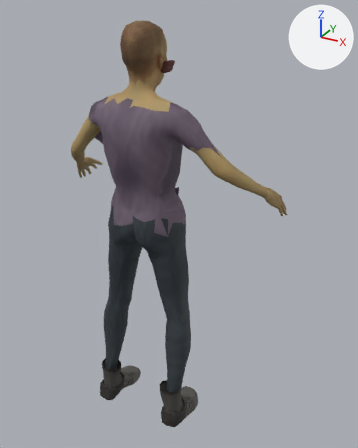
Before and after pictures for a commit that changed the FBX model Assets/Resources/ProductionArt/Walker.fbx.
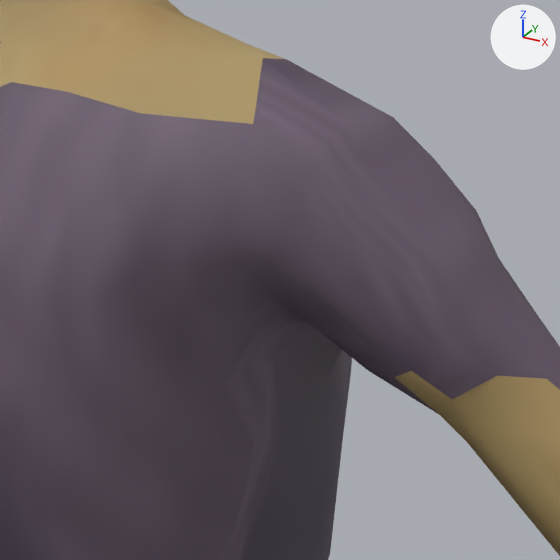
Old and new are each drawn whole from a 50 mm camera at (1.142, -1.701, 1.941) aimed at (0.089, 0.214, 0.983) and again close up on the part from 37% to 59% of the width and 21% to 39% of the height. Lighting does not change. The marker at upper right points along +X, +Y and +Z. The older version's two pictures come first.

The first close-up shows 'Walker skinned body'.
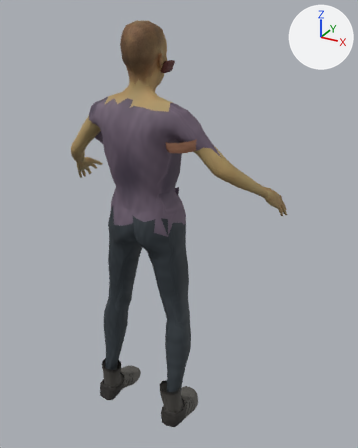
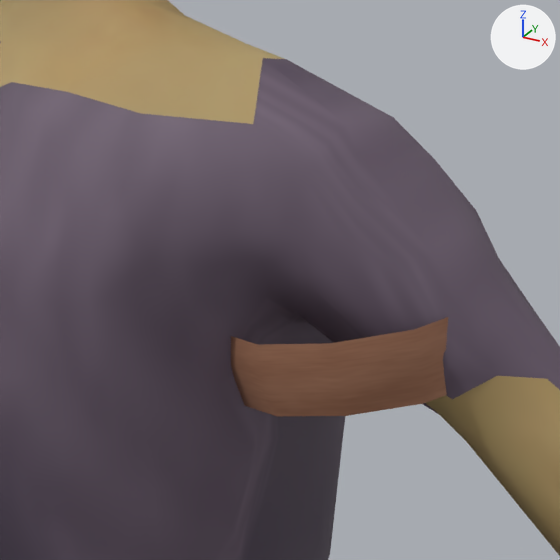
What differs and where, as boxes (x1, y1, x2, y2) in the close-ups (560 x 560 px):
part 1 of me_walker_skin, added (brown): after (231, 317, 448, 417)

The edits, one by one:
me_walker_skin is used by ob_walker_skinned_body; location (0.0, 0.0, 0.0).
me_walker_skin had 2828 vertices, 4671 faces and spanned x -0.58..0.58, y -0.1..0.39, z 0.01..1.89.
me_walker_skin now has 2866 vertices, 4695 faces and spans x -0.58..0.58, y -0.1..0.39, z 0.01..1.89.
me_walker_skin part 1: a new loose piece of 30 vertices spanning x 0.13..0.29, y -0.04..0.1, z 1.4..1.47, in mat_character_atlas.
Other edits to the shape of me_walker_skin do not show in these pictures.
